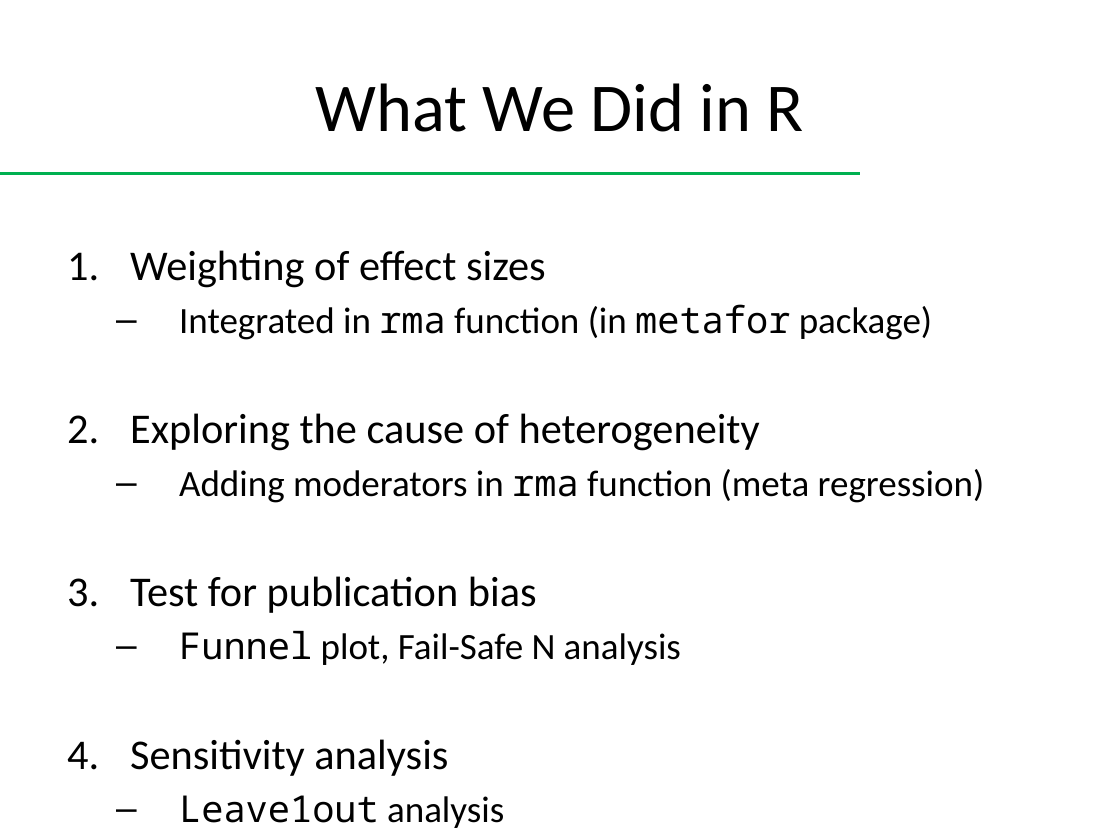
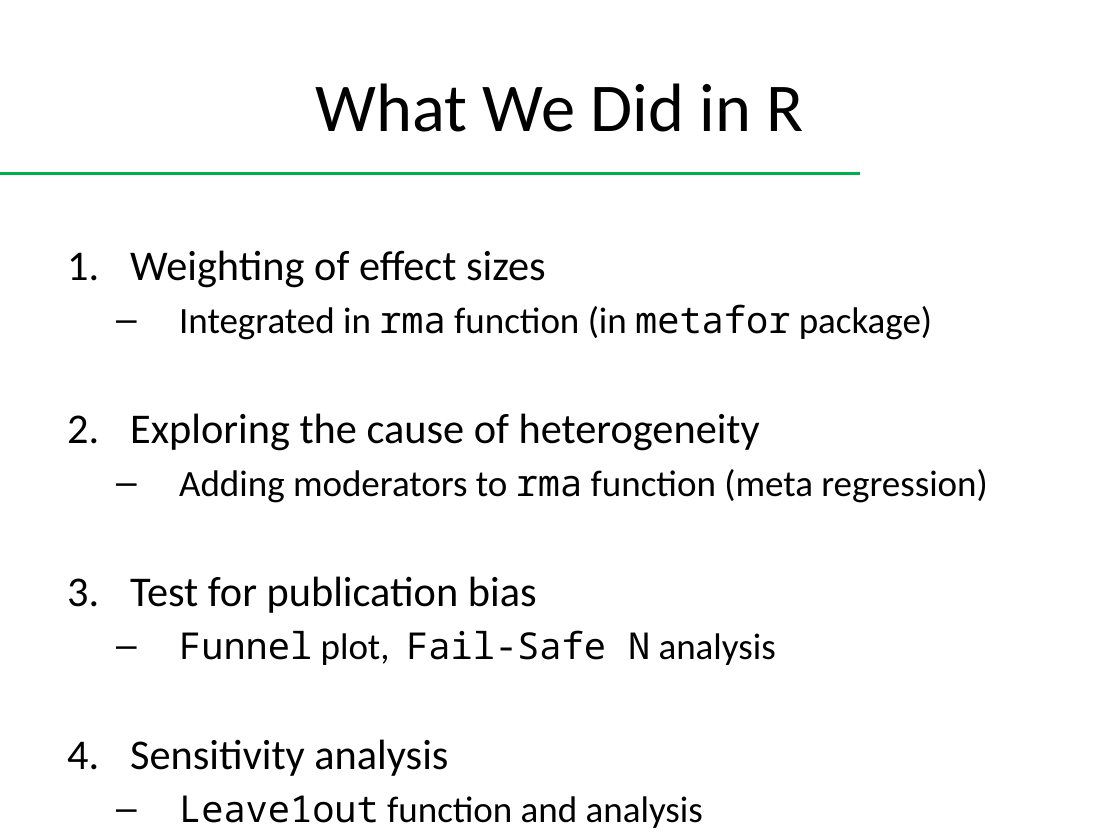
Before and after one commit to carow/Meta-Analysis, a slide deck: slide 3 of Presentation/Presentation nov 18.pptx. Drawn at 1120x840 pixels with LibreOffice and Linux fonts; fonts in the diff are those of the drawing. Boxes give left, top, right and bottom in pixels: in the first picture for what was removed or moved away, otherwise in the second. Text is boxed around its words. In the diff, an @@ line names an element or a change of style, - is before the commit and + after.

```diff
--- a/Presentation/Presentation nov 18.pptx
+++ b/Presentation/Presentation nov 18.pptx
@@ text at <box>179,469,988,503</box>: text changed @@
-  – Adding moderators in rma function (meta regression)
+  – Adding moderators to rma function (meta regression)
@@ text at <box>179,630,776,665</box>: font Calibri to Noto Sans Mono in "Fail-Safe N" @@
@@ text at <box>179,795,703,828</box>: text changed; font Noto Sans Mono to Calibri @@
-  – Leave1out analysis
+  – Leave1out function and analysis
```
Also in this commit, not shown: 1 other slide changed.
